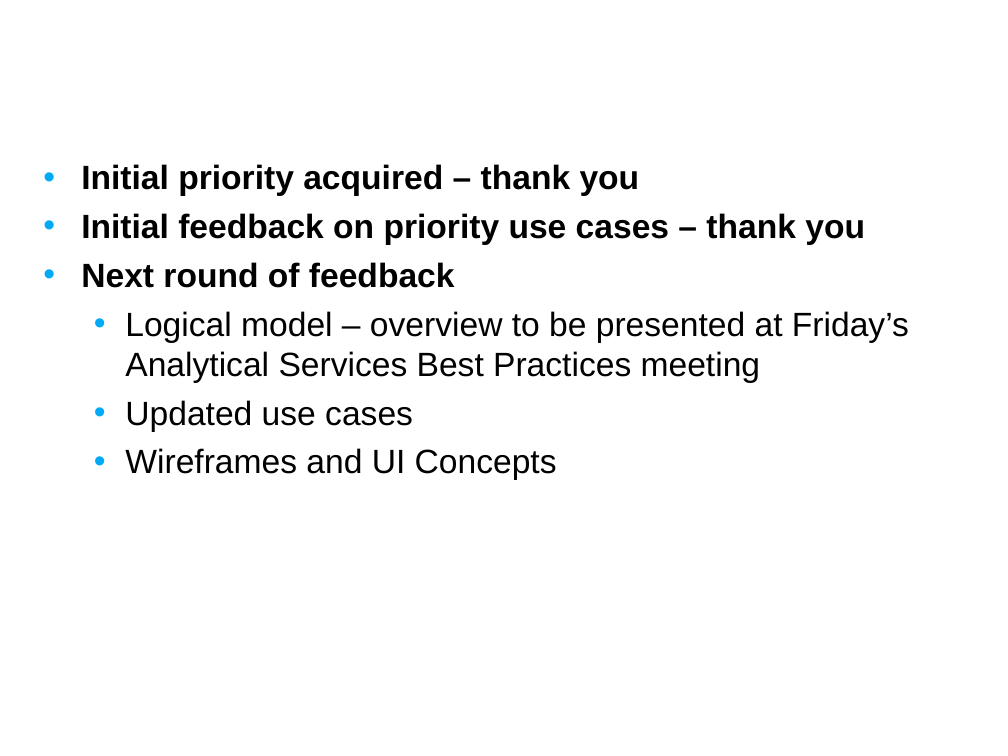
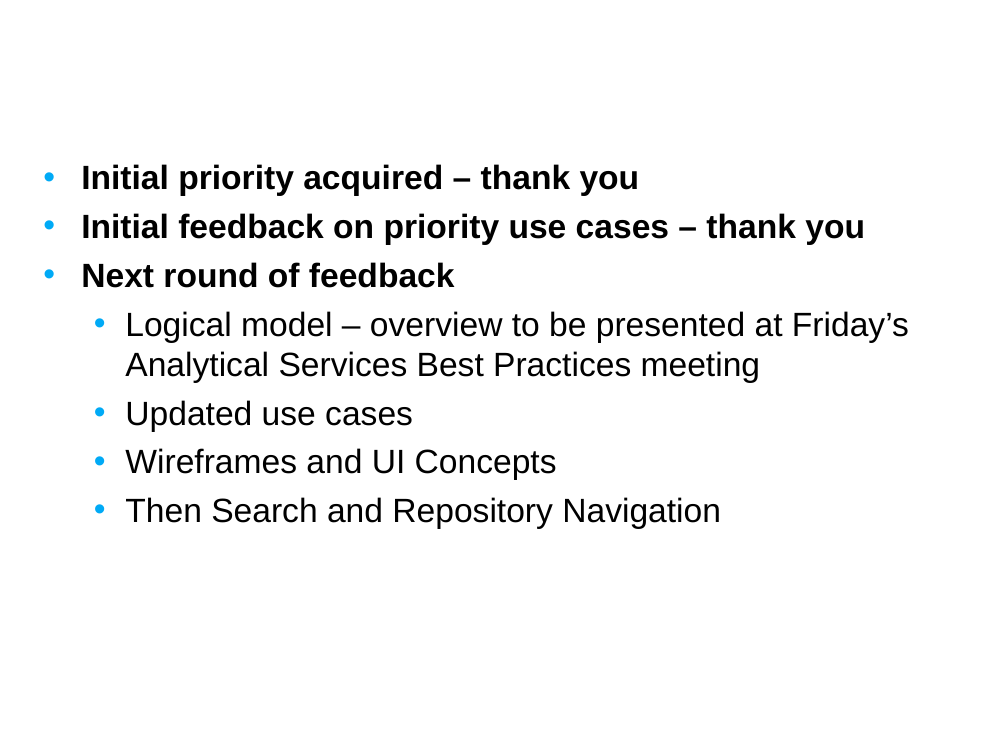
Before and after one commit to NCIP/caarray-docs, a slide deck: slide 13 of project_management/open_meetings/caArray User Community Meeting Aug 8.ppt. Drawn at 1008x756 pixels with LibreOffice and Linux fonts; fonts in the diff are those of the drawing; background and template pictures are left out. Boxes give left, top, right and bottom in pixels: in the first picture for what was removed or moved away, otherwise in the second. Text is boxed around its words. In the diff, an @@ line names an element or a change of style, - is before the commit and + after.

```diff
--- a/project_management/open_meetings/caArray User Community Meeting Aug 8.ppt
+++ b/project_management/open_meetings/caArray User Community Meeting Aug 8.ppt
@@ text at (125,497,721,529): paragraph added @@
+  • Then Search and Repository Navigation
```
Also in this commit, not shown: 3 other slides changed.
